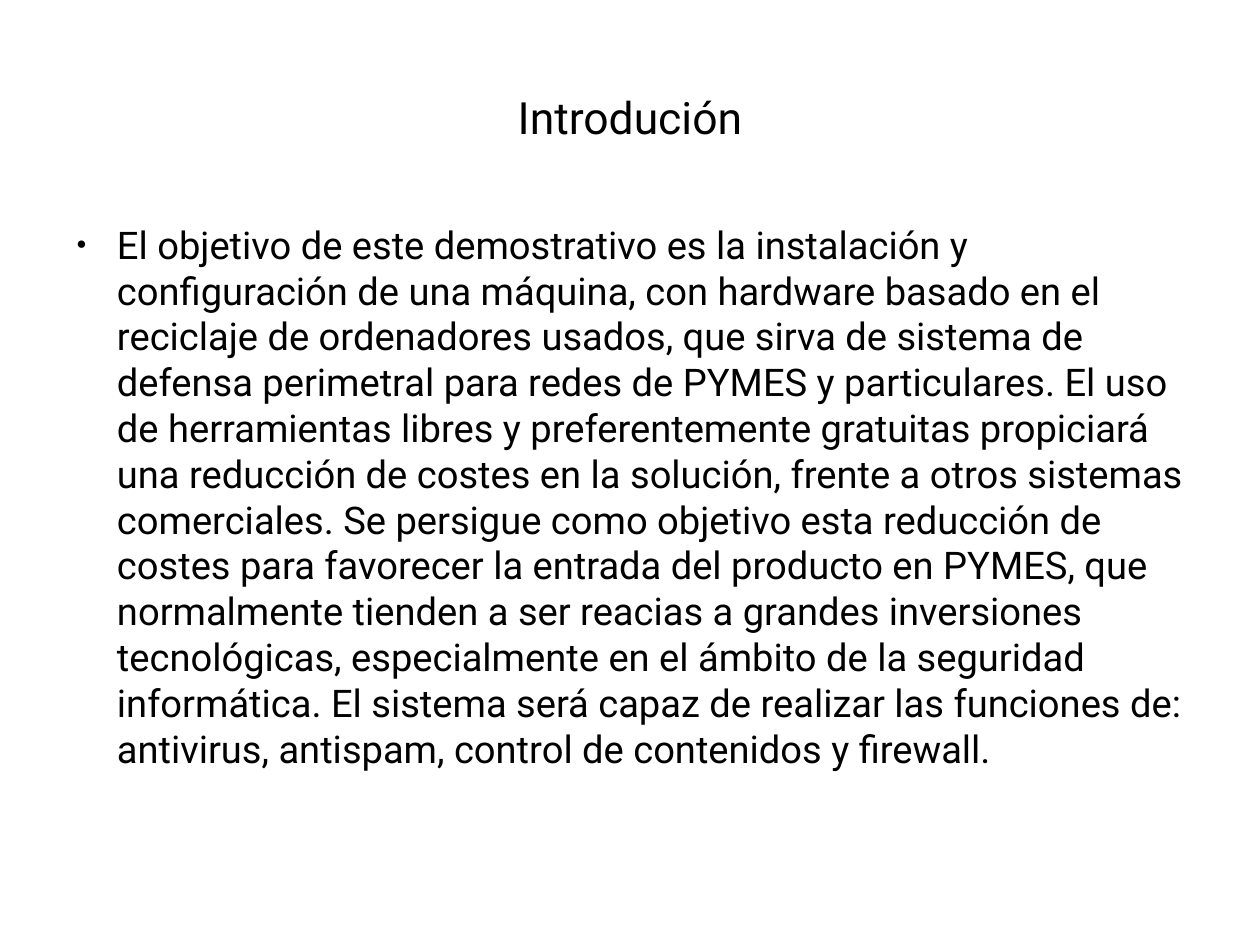
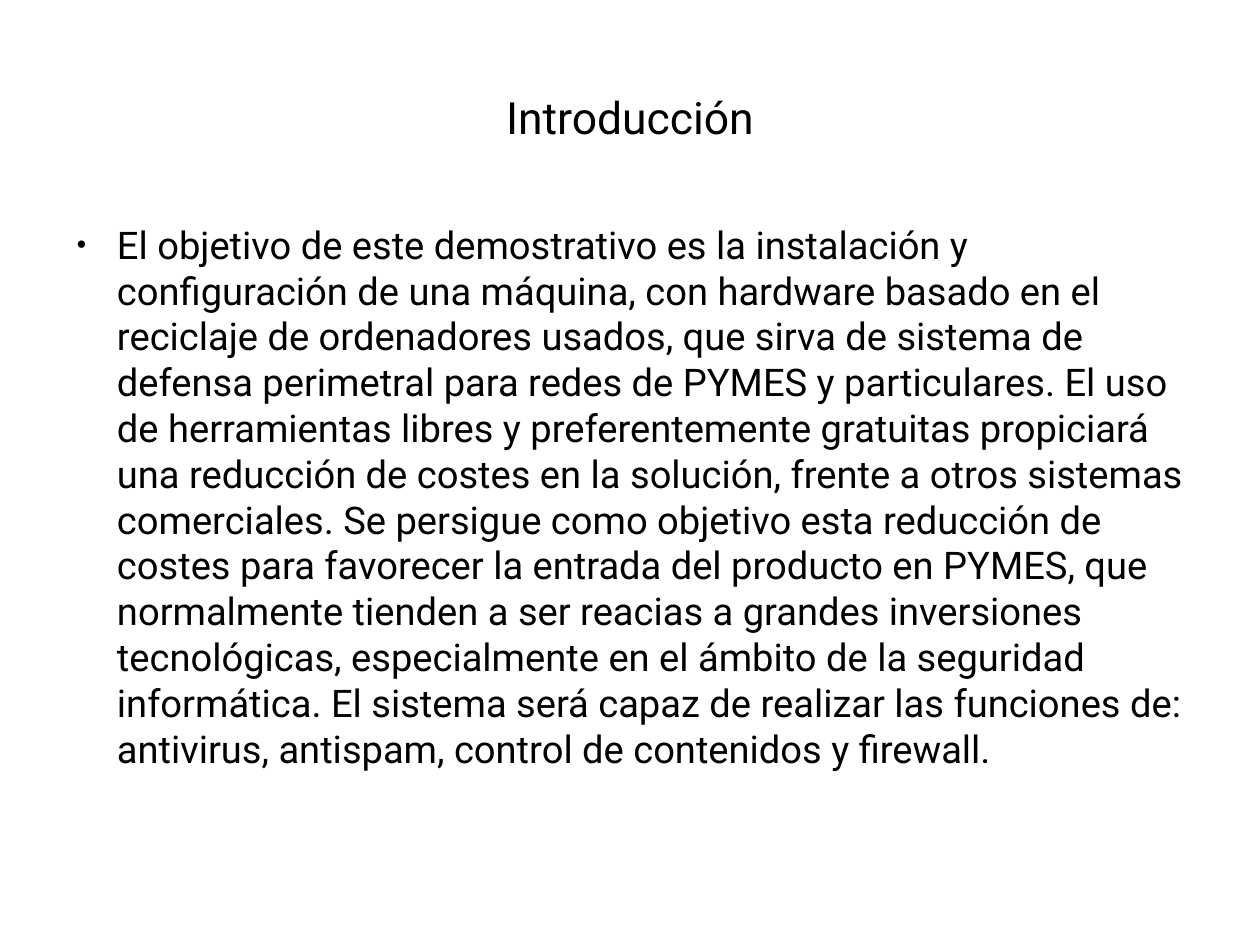
Before and after one commit to robertord/Ecoraee, a slide deck: slide 3 of Presentaciones/PresentacionApliance.odp. Drawn at 1260x945 pixels with LibreOffice and Linux fonts; fonts in the diff are those of the drawing; background and template pictures are left out. Boxes give left, top, right and bottom in pixels: in the first picture for what was removed or moved away, otherwise in the second. Text is boxed around its words. In the diff, an @@ line names an element or a change of style, - is before the commit and + after.

```diff
--- a/Presentaciones/PresentacionApliance.odp
+++ b/Presentaciones/PresentacionApliance.odp
@@ title at bbox=[506, 100, 754, 135]: text changed @@
-Introdución
+Introducción
```
Also in this commit, not shown: 25 other slides changed.
